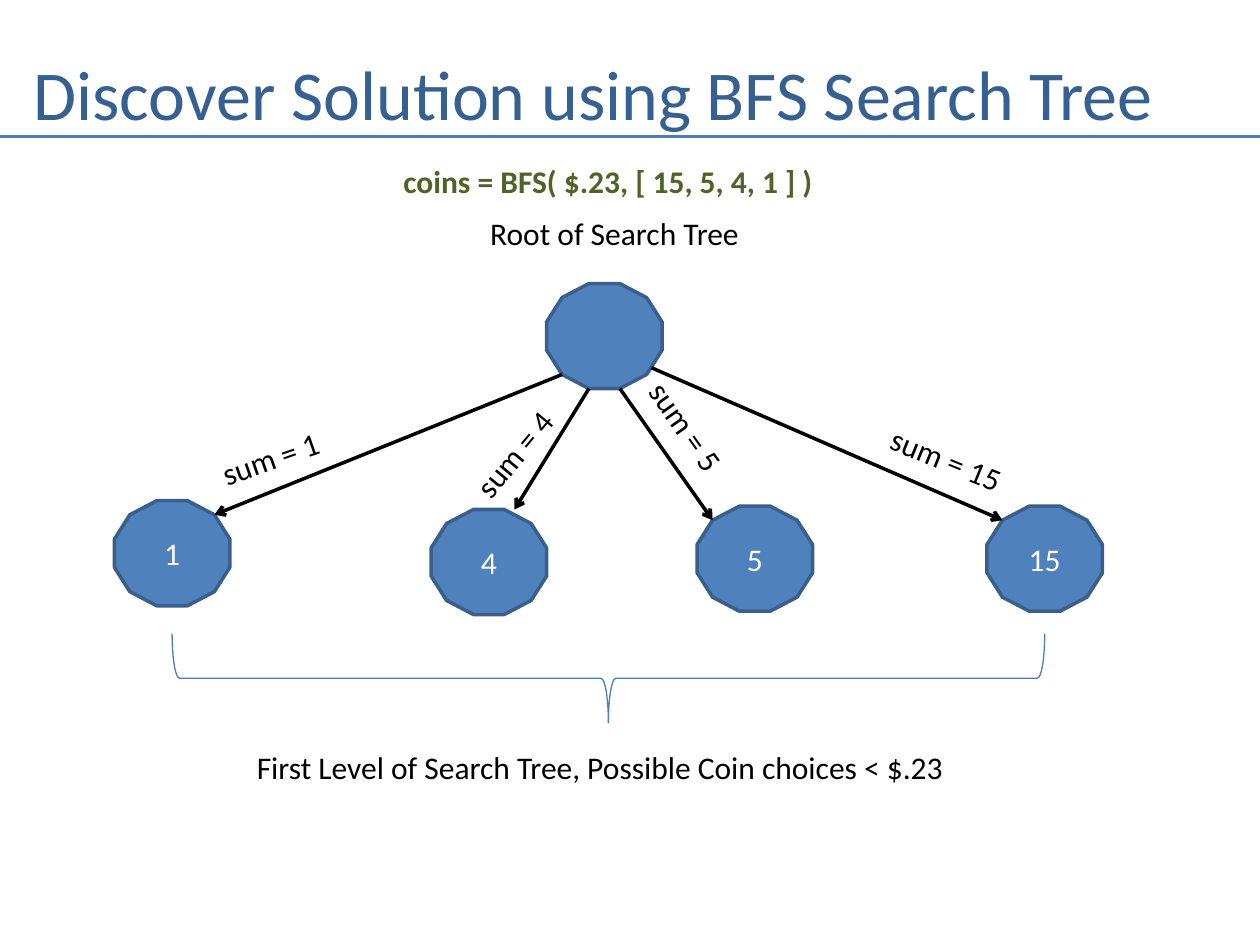
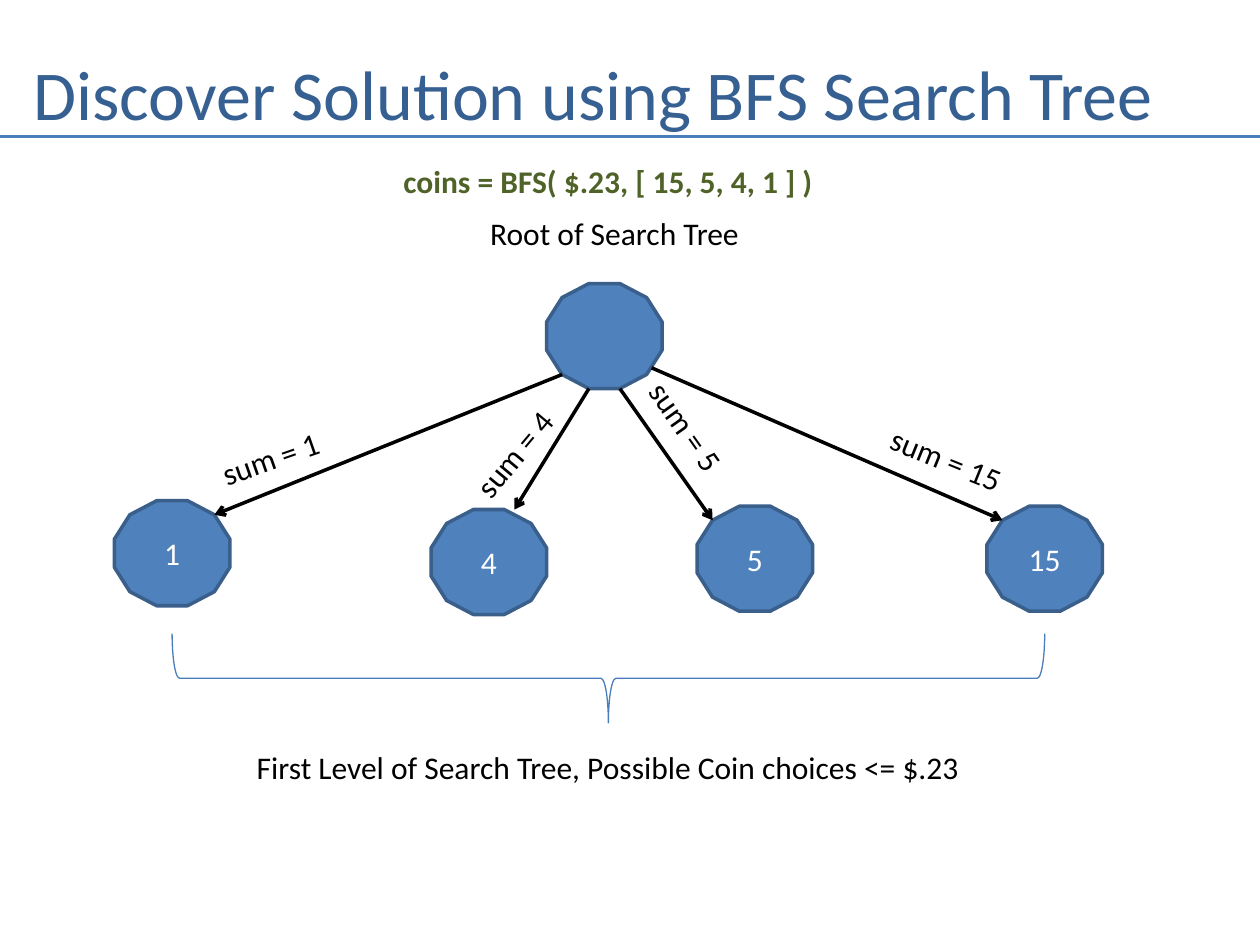
Before and after one commit to andrewferlitsch/Portland-Data-Science-Group, a slide deck: slide 10 of Presentations/AI Dynamic Programming.pptx. Drawn at 1260x945 pixels with LibreOffice and Linux fonts; fonts in the diff are those of the drawing. Boxes give left, top, right and bottom in pixels: in the first picture for what was removed or moved away, otherwise in the second. Text is boxed around its words. In the diff, an @@ line names an element or a change of style, - is before the commit and + after.

```diff
--- a/Presentations/AI Dynamic Programming.pptx
+++ b/Presentations/AI Dynamic Programming.pptx
@@ text at <box>257,757,959,783</box>: text changed @@
-First Level of Search Tree, Possible Coin choices < $.23
+First Level of Search Tree, Possible Coin choices <= $.23
```
Also in this commit, not shown: 2 other slides changed, 3 other files.
